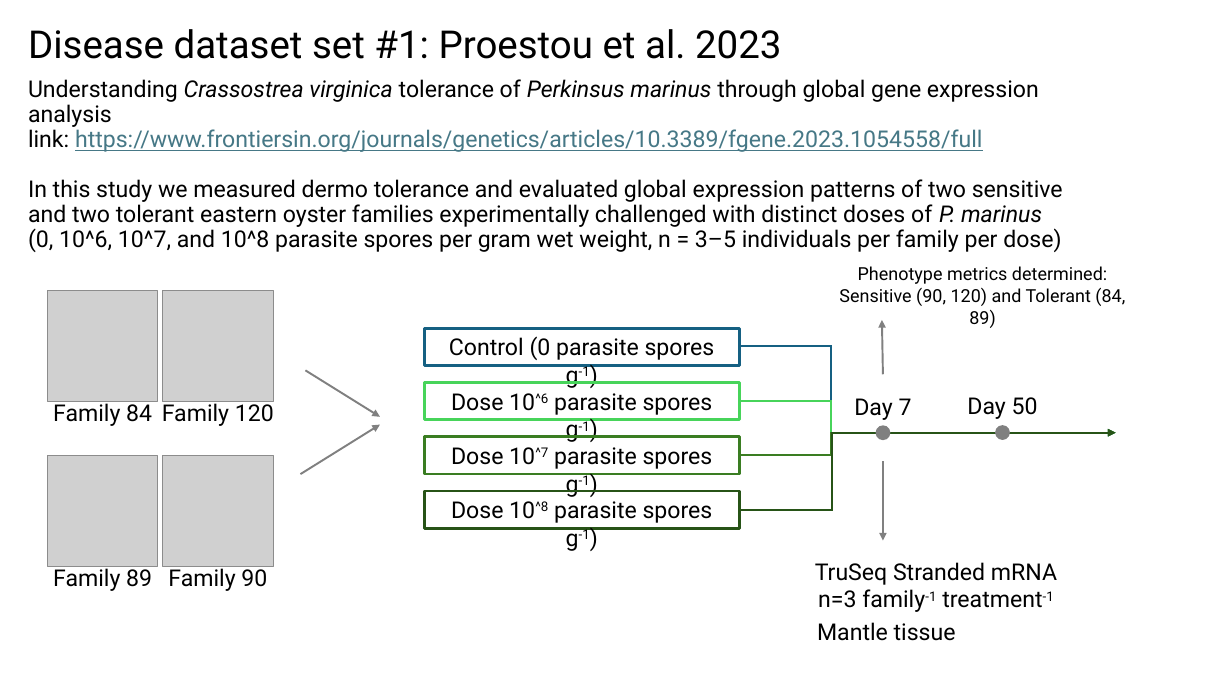
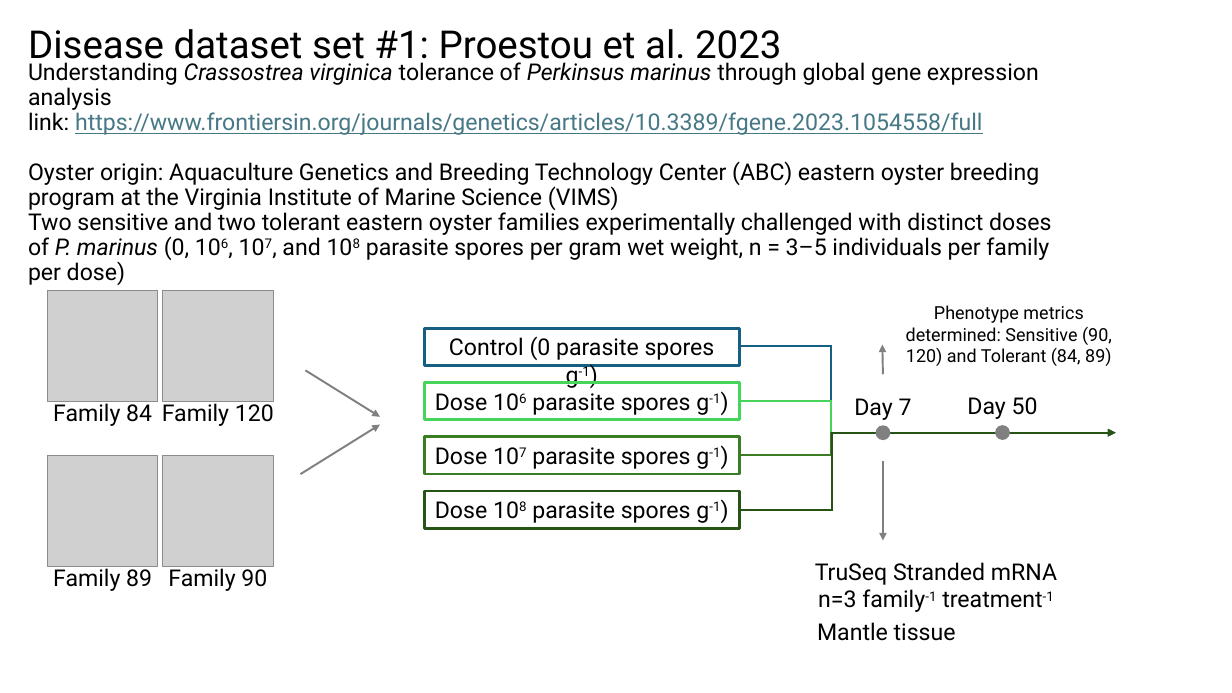
Before and after one commit to Resilience-Biomarkers-for-Aquaculture/Cvirg_Pmarinus_RNAseq, a slide deck: slide 3 of analysis_ideas.pptx. Drawn at 1232x693 pixels with LibreOffice and Linux fonts; fonts in the diff are those of the drawing; grey boxes stand for pictures. Boxes give left, top, right and bottom in pixels: in the first picture for what was removed or moved away, otherwise in the second. Text is boxed around its words. In the diff, an @@ line names an element or a change of style, - is before the commit and + after.

Commit message:
adding study 2 and 3 to the ppt

```diff
--- a/analysis_ideas.pptx
+++ b/analysis_ideas.pptx
@@ text at [28,161,1051,285]: text changed @@
-In this study we measured dermo tolerance and evaluated global expression patterns of two sensitive and two tolerant eastern oyster families experimentally challenged with distinct doses of P. marinus (0, 10^6, 10^7, and 10^8 parasite spores per gram wet weight, n = 3–5 individuals per family per dose)
+Oyster origin: Aquaculture Genetics and Breeding Technology Center (ABC) eastern oyster breeding program at the Virginia Institute of Marine Science (VIMS)
+Two sensitive and two tolerant eastern oyster families experimentally challenged with distinct doses of P. marinus (0, 106, 107, and 108 parasite spores per gram wet weight, n = 3–5 individuals per family per dose)
@@ text "Phenotype metrics determined: Sensitive (90, ..." rewrapped from [839,266,1125,306] to [906,305,1112,366] @@
@@ arrow moved from (884, 374) - (882, 320) to (884, 374) - (883, 345) @@
@@ text in rectangle at [435,393,720,415]: text changed @@
-Dose 10^6 parasite spores g-1)
+Dose 106 parasite spores g-1)
@@ text in rectangle at [435,447,720,469]: text changed @@
-Dose 10^7 parasite spores g-1)
+Dose 107 parasite spores g-1)
@@ text in rectangle at [435,501,720,523]: text changed @@
-Dose 10^8 parasite spores g-1)
+Dose 108 parasite spores g-1)
```
Also in this commit, not shown: 2 other slides changed.
